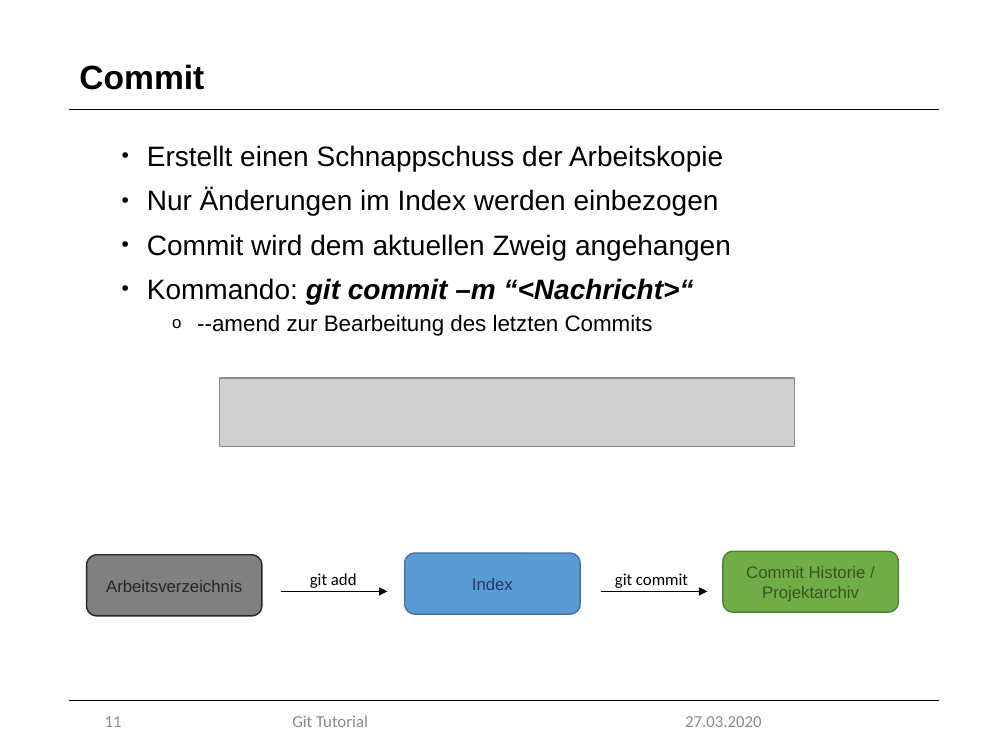
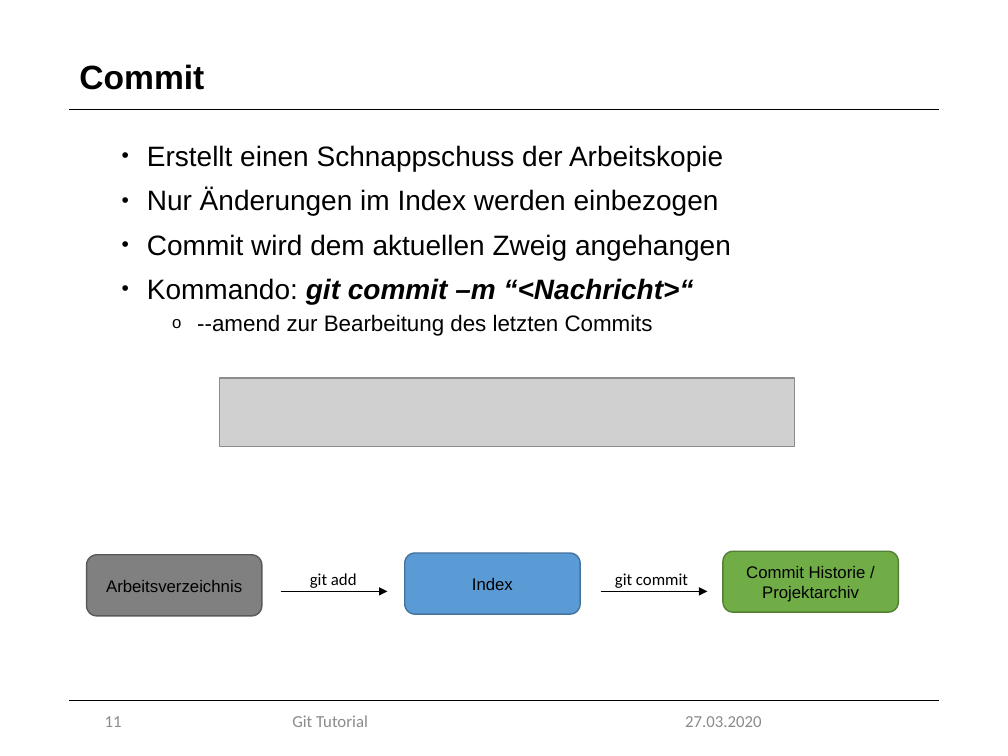
Before and after one commit to marcretzlaff/projektarbeit, a slide deck: slide 11 of Präsentation-90min/Präsentation-90min.pptx. Drawn at 1008x756 pixels with LibreOffice and Linux fonts; fonts in the diff are those of the drawing; grey boxes stand for pictures; background and template pictures are left out. Boxes give left, top, right and bottom in pixels: in the first picture for what was removed or moved away, otherwise in the second. Text is boxed around its words. In the diff, an @@ line names an element or a change of style, - is before the commit and + after.

```diff
--- a/Präsentation-90min/Präsentation-90min.pptx
+++ b/Präsentation-90min/Präsentation-90min.pptx
@@ rounded rectangle "Arbeitsverzeichnis" at box(87, 554, 262, 616): text colour #262626 to #000000; outline #262626 1 pt to #595959 1 pt @@
@@ rounded rectangle "Index" at box(405, 553, 581, 615): text colour #203864 to #000000 @@
@@ rounded rectangle "Commit Historie / Projektarchiv" at box(723, 551, 898, 612): text colour #385723 to #000000 @@
```
Also in this commit, not shown: 4 other slides changed.
